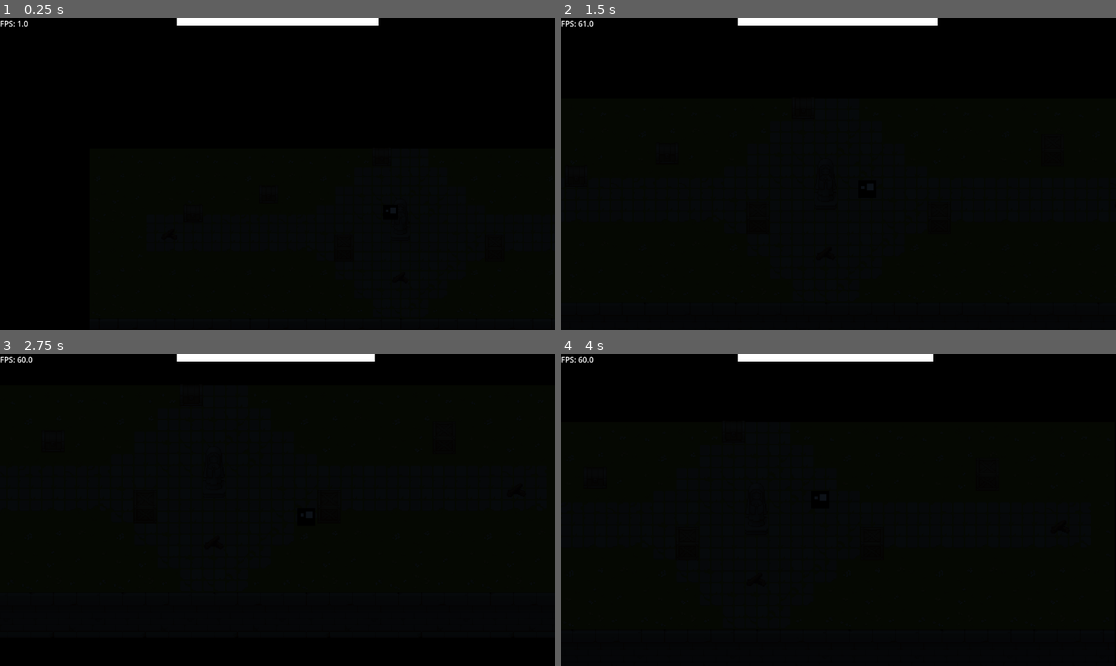
Above: before the commit, frames 1-4 (two rows, left to right).
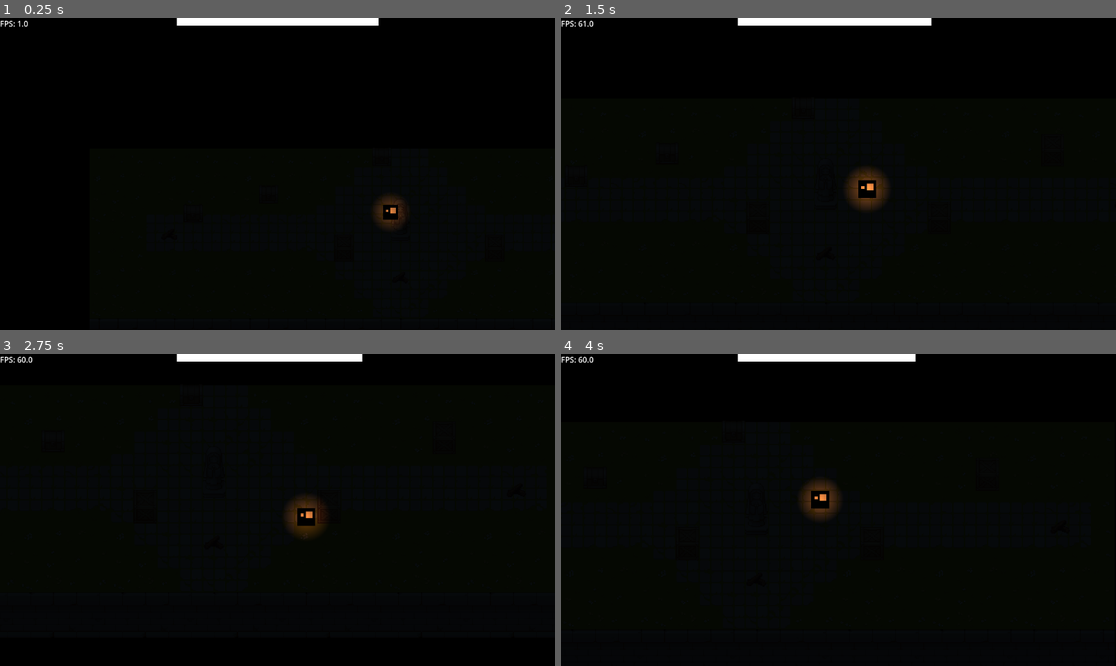
Above: after the commit, the same moments.

Repository: Kunggings/bonfire
Game: Godot game, scene res://scenes/main.tscn
Two runs of this game, one before a commit and one after it. Both use one fixed random seed, a clock stepped at 60 frames per second and the inputs below.
Inputs:
- Up to frame 1 (0.25 s): no input
- Up to frame 2 (1.5 s): hold D (right) 0.53-1.28 s; hold S (down) from 1.28 s (still down)
- Up to frame 3 (2.75 s): release S (down) at 2.03 s; hold D (right) from 2.03 s (still down)
- Up to frame 4 (4 s): release D (right) at 2.78 s; hold W (up) 2.78-3.53 s; hold A (left) from 3.53 s (still down)

The runs differ from the first frame. In frame 1, 0.3% of the frame differs, in the area x 67-74%, y 57-68%; in frame 2, 0.7%, in the area x 51-68%, y 0-62%; in frame 3, 0.6%; in frame 4, 0.6%.

Commit message:
Lamp
Needs to be finished

Diff:
--- /dev/null
+++ b/Light.tres
@@ -0,0 +1,10 @@
+[gd_resource type="GradientTexture2D" load_steps=2 format=3 uid="uid://bnw53el0pouln"]
+
+[sub_resource type="Gradient" id="Gradient_7mycd"]
+offsets = PackedFloat32Array(0.04195804, 0.67132866)
+colors = PackedColorArray(1, 1, 1, 1, 0, 0, 0, 1)
+
+[resource]
+gradient = SubResource("Gradient_7mycd")
+fill = 1
+fill_from = Vector2(0.5, 0.5)
--- a/scenes/prefabs/bonfire.tscn
+++ b/scenes/prefabs/bonfire.tscn
@@ -1,18 +1,10 @@
-[gd_scene load_steps=7 format=3 uid="uid://23w0l2ox22f4"]
+[gd_scene load_steps=6 format=3 uid="uid://23w0l2ox22f4"]
 
 [ext_resource type="Script" uid="uid://b8yvnqi01y1p0" path="res://scripts/bonfire.gd" id="1_7cyym"]
 [ext_resource type="Texture2D" uid="uid://7twogww0m64t" path="res://textures/bonfire_empty.png" id="2_wfoe5"]
+[ext_resource type="Texture2D" uid="uid://bnw53el0pouln" path="res://Light.tres" id="3_iyjrp"]
 
 [sub_resource type="CircleShape2D" id="CircleShape2D_5vw27"]
-
-[sub_resource type="Gradient" id="Gradient_7mycd"]
-offsets = PackedFloat32Array(0.04195804, 0.67132866)
-colors = PackedColorArray(1, 1, 1, 1, 0, 0, 0, 1)
-
-[sub_resource type="GradientTexture2D" id="GradientTexture2D_272bh"]
-gradient = SubResource("Gradient_7mycd")
-fill = 1
-fill_from = Vector2(0.5, 0.5)
 
 [sub_resource type="CircleShape2D" id="CircleShape2D_rrxl2"]
 
@@ -34,7 +26,7 @@
 color = Color(1, 0.5294118, 0.18431373, 1)
 energy = 1.76
 shadow_enabled = true
-texture = SubResource("GradientTexture2D_272bh")
+texture = ExtResource("3_iyjrp")
 texture_scale = 2.43
 
 [node name="StaticBody2D" type="StaticBody2D" parent="."]
--- a/scenes/prefabs/player.tscn
+++ b/scenes/prefabs/player.tscn
@@ -1,7 +1,8 @@
-[gd_scene load_steps=5 format=3 uid="uid://dcb3isip6kqtw"]
+[gd_scene load_steps=6 format=3 uid="uid://dcb3isip6kqtw"]
 
 [ext_resource type="Texture2D" uid="uid://xy7j0ewyse8" path="res://textures/player.png" id="1_4flbx"]
 [ext_resource type="Script" uid="uid://biaqp0lcnatka" path="res://scripts/player_new.gd" id="1_tou0u"]
+[ext_resource type="Texture2D" uid="uid://bnw53el0pouln" path="res://Light.tres" id="3_n0leu"]
 
 [sub_resource type="CircleShape2D" id="CircleShape2D_7dm0k"]
 
@@ -27,6 +28,10 @@
 top_level = true
 
 [node name="HealthDrainTimer" type="Timer" parent="."]
+wait_time = 0.309
 autostart = true
 
-[node name="PointLight2D" type="PointLight2D" parent="."]
+[node name="LampLight" type="PointLight2D" parent="."]
+color = Color(1, 0.5294118, 0.18431373, 1)
+texture = ExtResource("3_n0leu")
+texture_scale = 2.42
--- a/scripts/bonfire.gd
+++ b/scripts/bonfire.gd
@@ -5,11 +5,10 @@
 
 var bonfire_lit := false
 
-var bonfire_scale := 2.43
+var bonfire_scale := 5
 var bonfire_energy := 1.00
 const SCALE_OFFSET := 0.5
 const ENERGY_OFFSET := 1.0
-
 
 func _process(delta: float) -> void:
 	if bonfire_lit:
@@ -18,7 +17,6 @@
 
 		var scale_off := randf_range(-SCALE_OFFSET, SCALE_OFFSET)
 		$FlameLight.texture_scale = lerp($FlameLight.texture_scale, bonfire_scale + scale_off, delta*5)
-
 
 func _on_body_entered(body: Node2D) -> void:
 	if body is not Player or bonfire_lit:
--- a/scripts/player_new.gd
+++ b/scripts/player_new.gd
@@ -6,22 +6,40 @@
 @export var max_health: float = 100.0
 @export var current_health: float = 100.0
 
-@export var health_drain_per_second: float = 1.0  # How much health to lose every tick
+@export var health_drain_per_second: float = 1.0
 
 @onready var camera := $Camera2D
 
-@export var zoom_in_amount: float = 2.0      # Zoom when still
-@export var zoom_out_amount: float = 1.5     # Zoom when moving
-@export var zoom_speed: float = 1.0          # Speed of zoom change
-@export var move_threshold: float = 10.0     # How much movement counts as "moving"
+@export var zoom_in_amount: float = 2.0
+@export var zoom_out_amount: float = 1.5
+@export var zoom_speed: float = 1.0
+@export var move_threshold: float = 10.0
 
+const SCALE_OFFSET := 0.5
+const ENERGY_OFFSET := 1.0
+const MAX_SCALE := 2.43
+const MAX_ENERGY := 1.0
 
 func _ready() -> void:
 	$HealthDrainTimer.timeout.connect(_on_health_drain_timer_timeout)
 
+func _process(delta: float) -> void:
+	var health_percent: float = current_health / max_health
 
-func _process(_delta: float) -> void:
-	pass
+	if health_percent <= 0.0:
+		$LampLight.visible = false
+		return
+	else:
+		$LampLight.visible = true
+
+	var target_energy: float = lerp(0.0, MAX_ENERGY, health_percent)
+	var target_scale: float = lerp(0.5, MAX_SCALE, health_percent)
+
+	var energy_off: float = randf_range(-ENERGY_OFFSET, ENERGY_OFFSET)
+	$LampLight.energy = lerp($LampLight.energy, target_energy + energy_off, delta * 5)
+
+	var scale_off: float = randf_range(-SCALE_OFFSET, SCALE_OFFSET)
+	$LampLight.texture_scale = lerp($LampLight.texture_scale, target_scale + scale_off, delta * 5)
 
 
 func _physics_process(delta: float) -> void:
@@ -32,22 +50,17 @@
 	direction = direction.normalized()
 
 	velocity = direction * move_speed
-
 	move_and_slide()
 
-	# --- update camera
-	camera.position = camera.position.lerp(position, delta*2)
+	camera.position = camera.position.lerp(position, delta * 2)
 
-	var is_moving = velocity.length() > move_threshold
-
-	var target_zoom = Vector2(zoom_in_amount, zoom_in_amount)
+	var is_moving: bool = velocity.length() > move_threshold
+	var target_zoom: Vector2 = Vector2(zoom_in_amount, zoom_in_amount)
 	if is_moving:
 		target_zoom = Vector2(zoom_out_amount, zoom_out_amount)
 
 	camera.zoom = camera.zoom.lerp(target_zoom, delta * zoom_speed)
 
-
 func _on_health_drain_timer_timeout() -> void:
-	# Reduce health each time the timer triggers
 	current_health -= health_drain_per_second
 	current_health = clamp(current_health, 0, max_health)
